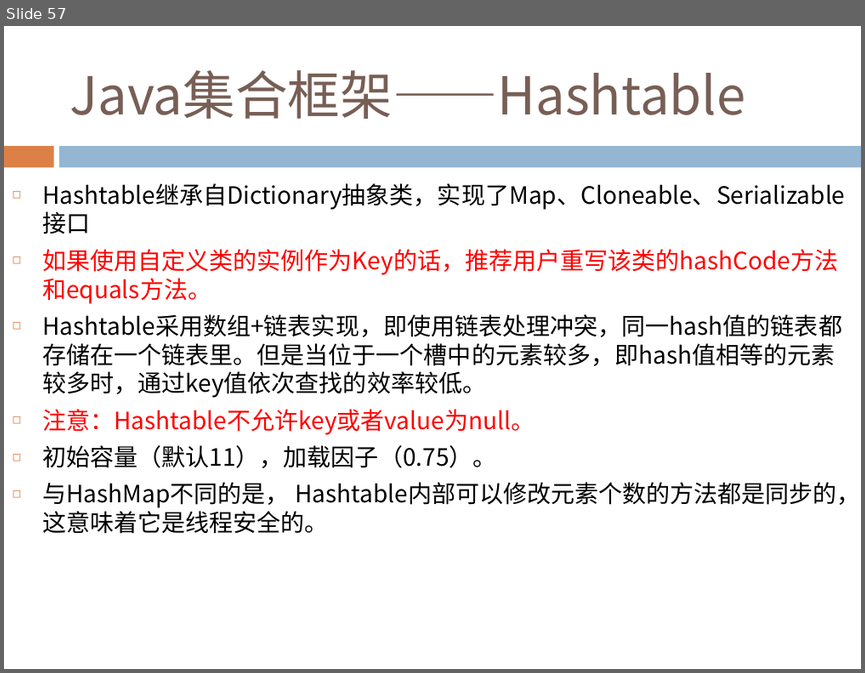
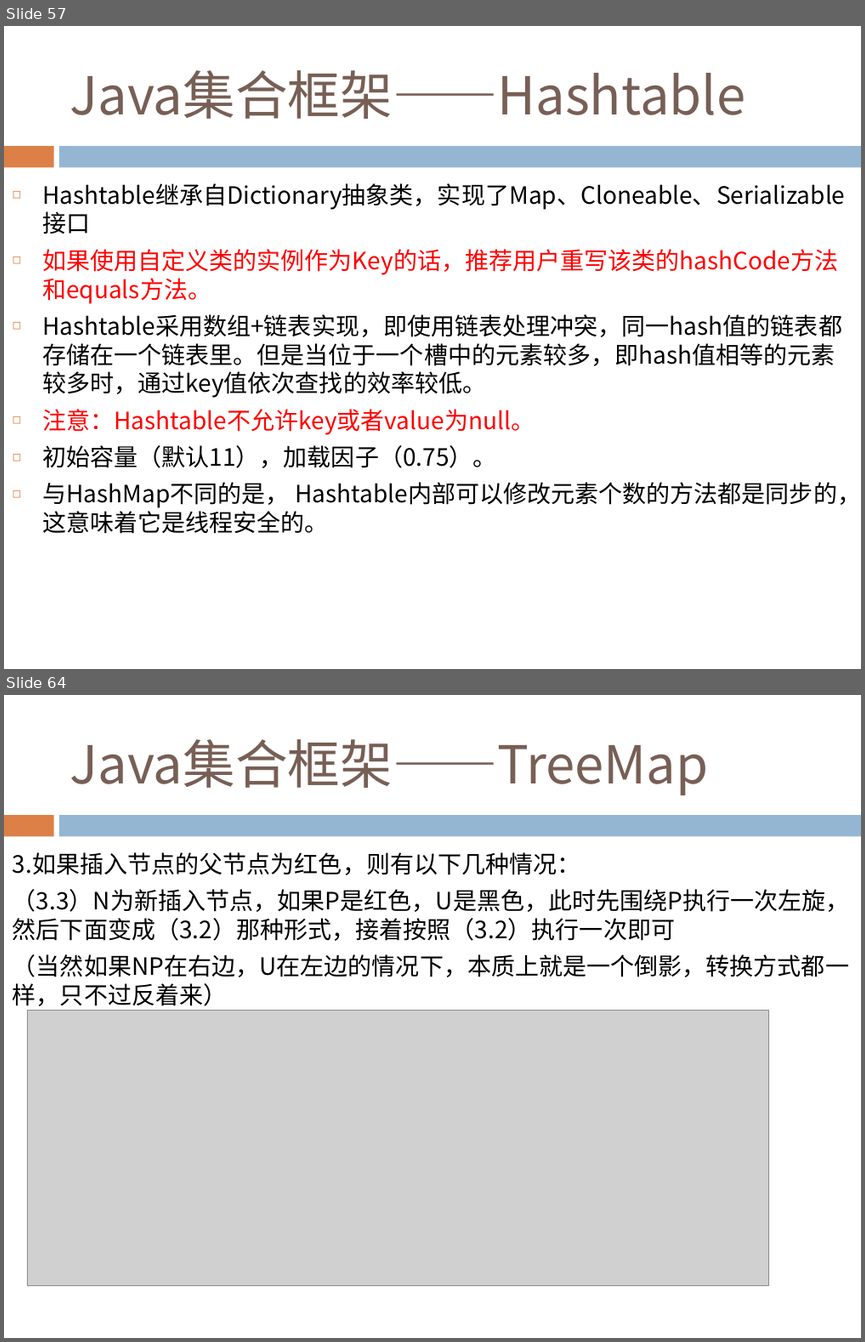
Before and after one commit to Costriod/study, a slide deck: Java基础.pptx. Shown one above the other, each under a label of ours: slide 57 before the commit, slides 57 and 64 after it; the slides between them are not shown. The pictures are 865x673 and 865x1342 pixels, drawn with LibreOffice and Linux fonts; fonts in the diff are those of the drawing; grey boxes stand for pictures. Boxes give left, top, right and bottom in pixels: in the first picture for what was removed or moved away, otherwise in the second. Text is boxed around its words. In the diff, an @@ line names an element or a change of style, - is before the commit and + after.

```diff
--- a/Java基础.pptx
+++ b/Java基础.pptx
@@ slide 64 added at box(4, 695, 861, 1338), background #FFFFFF; not listed: 2 template elements that a slide beside it also shows @@
@@ title added at box(69, 739, 708, 795), 44 pt, text #775F55 @@
+Java集合框架——TreeMap
@@ text added at box(12, 852, 850, 1010), 20 pt, text #000000 @@
+3.如果插入节点的父节点为红色，则有以下几种情况：
+（3.3）N为新插入节点，如果P是红色，U是黑色，此时先围绕P执行一次左旋，然后下面变成（3.2）那种形式，接着按照（3.2）执行一次即可
+（当然如果NP在右边，U在左边的情况下，本质上就是一个倒影，转换方式都一样，只不过反着来）
@@ picture added at box(28, 1009, 769, 1286) @@
```
Also in this commit, not shown: 2 slides changed, 11 other slides added.
